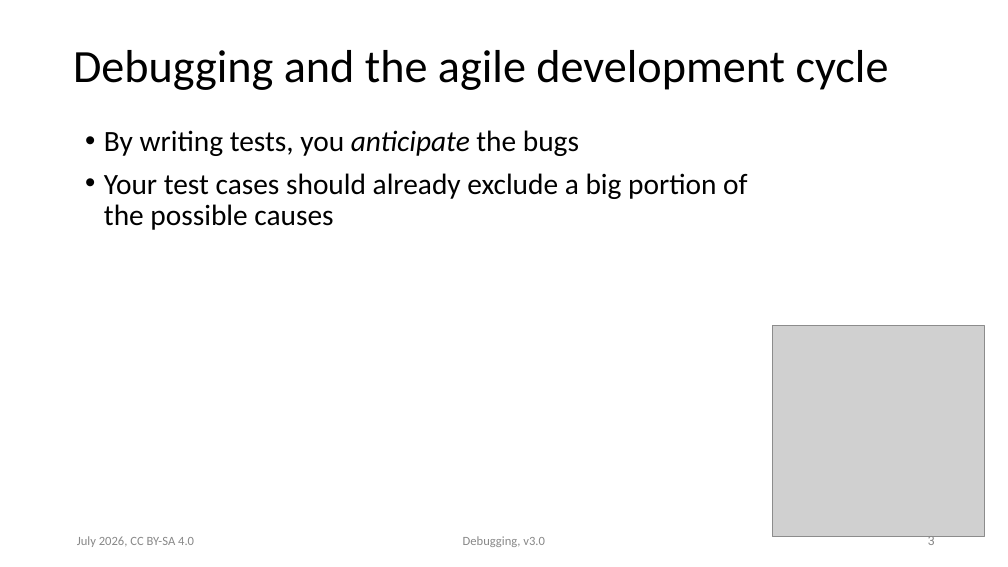
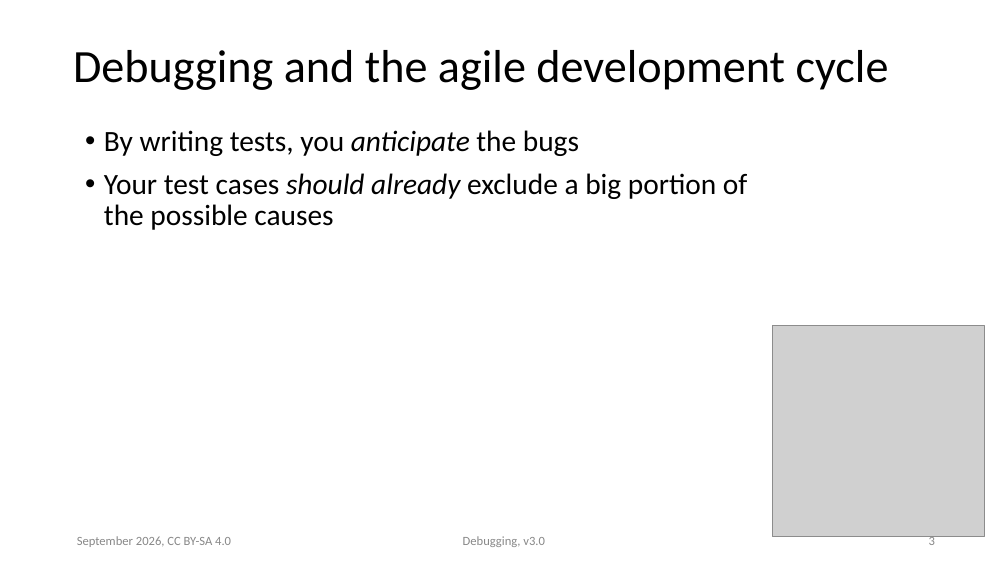
Before and after one commit to ASPP/testing_debugging_profiling, a slide deck: slide 3 of debugging.pptx. Drawn at 1008x567 pixels with LibreOffice and Linux fonts; fonts in the diff are those of the drawing; grey boxes stand for pictures. Boxes give left, top, right and bottom in pixels: in the first picture for what was removed or moved away, otherwise in the second. Text is boxed around its words. In the diff, an @@ line names an element or a change of style, - is before the commit and + after.

Commit message:
Small changes to debug presi for Prague

```diff
--- a/debugging.pptx
+++ b/debugging.pptx
@@ text "By writing tests, you anticipate ..." at bbox=[104, 130, 747, 230]: italic on in "should already"; less space between paragraphs @@
@@ text at bbox=[77, 536, 231, 547]: text changed @@
-July 2026, CC BY-SA 4.0
+September 2026, CC BY-SA 4.0
```
Also in this commit, not shown: 19 other slides changed, 2 slides added, 1 other file.
